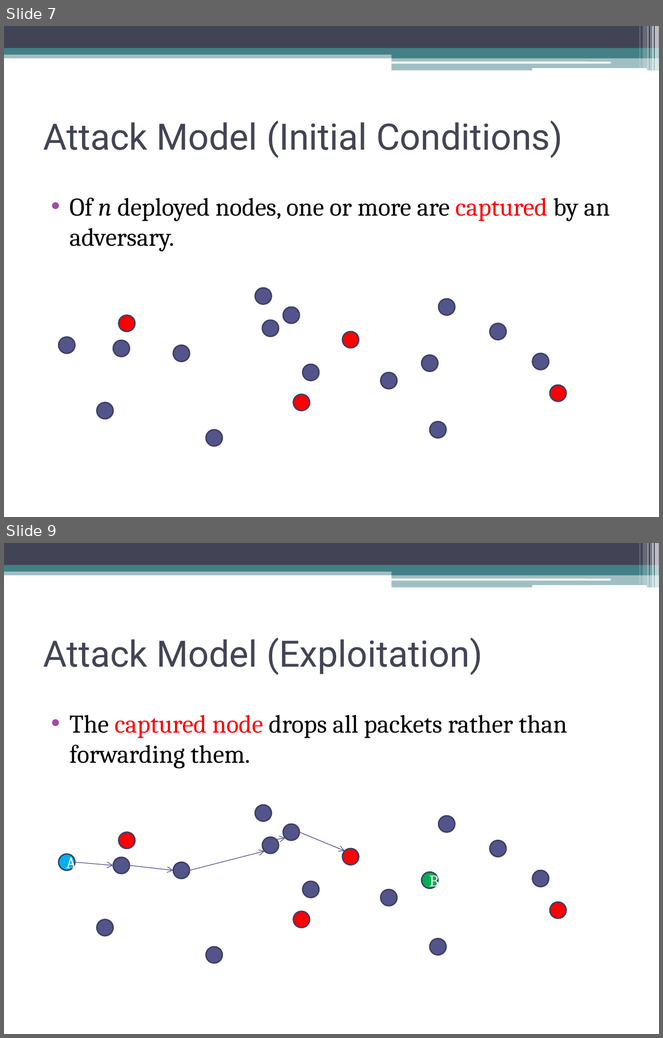
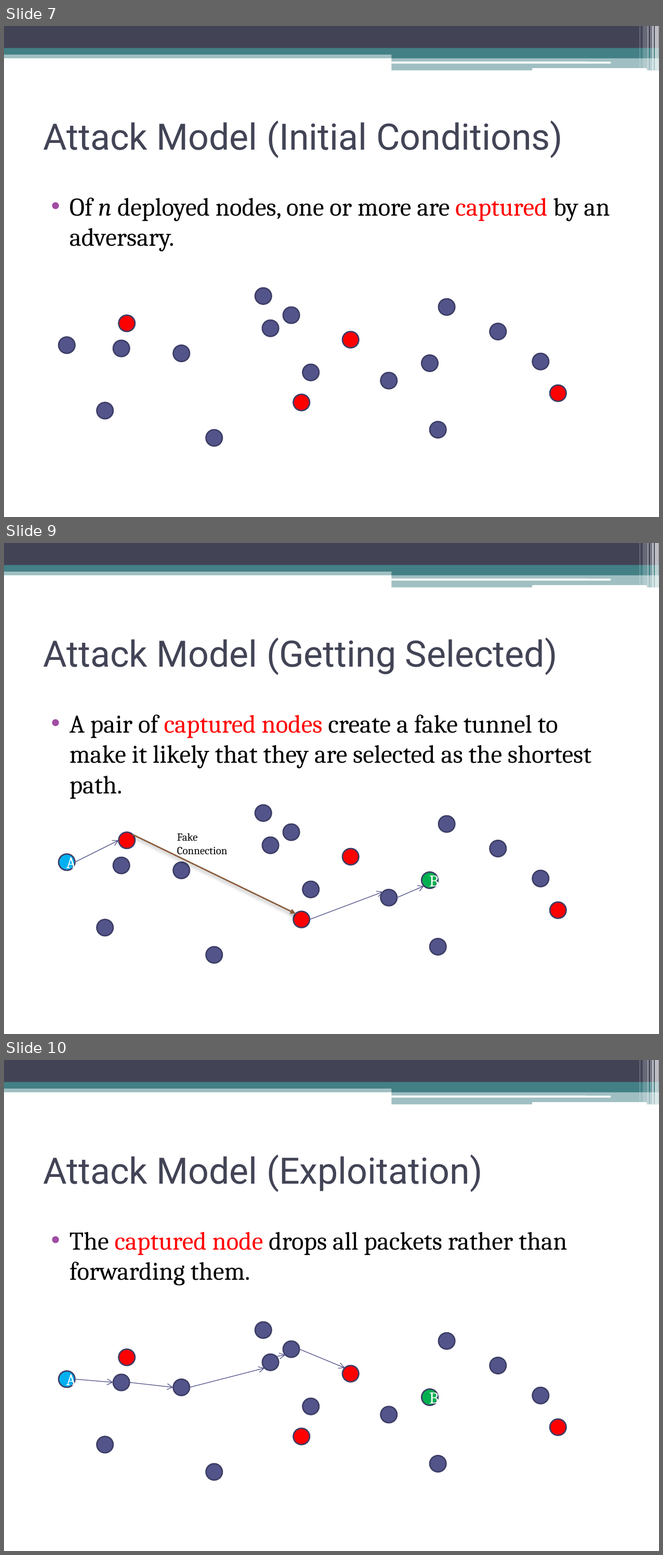
Before and after one commit to gdr34b/netsecproject, a slide deck: idea_presentation/idea_presentation.pptx. Shown one above the other, each under a label of ours: slides 7 and 9 before the commit, slides 7, 9 and 10 after it; the slides between them are not shown. The pictures are 663x1038 and 663x1555 pixels, drawn with LibreOffice and Linux fonts; fonts in the diff are those of the drawing. Boxes give left, top, right and bottom in pixels: in the first picture for what was removed or moved away, otherwise in the second. Text is boxed around its words. In the diff, an @@ line names an element or a change of style, - is before the commit and + after.

```diff
--- a/idea_presentation/idea_presentation.pptx
+++ b/idea_presentation/idea_presentation.pptx
@@ slide 9 added at (x1=4, y1=543, x2=659, y2=1034), background #FFFFFF; not listed: 13 template elements that a slide beside it also shows @@
@@ title added at (x1=43, y1=638, x2=558, y2=675), 40 pt, text #424456 @@
+Attack Model (Getting Selected)
@@ text added at (x1=70, y1=715, x2=592, y2=799), 28 pt, text #000000 @@
+• A pair of captured nodes create a fake tunnel to make it likely that they are selected as the shortest path.
@@ ellipse added at (x1=255, y1=805, x2=271, y2=822), fill #53548A, outline #3D3E66 1.5 pt @@
@@ ellipse added at (x1=438, y1=816, x2=455, y2=833), fill #53548A, outline #3D3E66 1.5 pt @@
@@ ellipse added at (x1=118, y1=833, x2=135, y2=849), fill #FF0000, outline #3D3E66 1.5 pt @@
@@ arrow added from (132, 835) to (296, 914), #8B5D3D 1.5 pt @@
@@ text added at (x1=177, y1=833, x2=228, y2=857), 12 pt, text #000000 @@
+Fake Connection
@@ ellipse added at (x1=262, y1=837, x2=279, y2=853), fill #53548A, outline #3D3E66 1.5 pt @@
@@ ellipse added at (x1=283, y1=824, x2=299, y2=840), fill #53548A, outline #3D3E66 1.5 pt @@
@@ ellipse added at (x1=59, y1=854, x2=75, y2=871), fill #00B0F0, outline #3D3E66 1.5 pt, 18 pt, text #FFFFFF @@
+A
@@ arrow added from (75, 863) to (118, 840), #53548A 0.75 pt @@
@@ ellipse added at (x1=343, y1=849, x2=359, y2=865), fill #FF0000, outline #3D3E66 1.5 pt @@
@@ ellipse added at (x1=490, y1=840, x2=506, y2=857), fill #53548A, outline #3D3E66 1.5 pt @@
@@ ellipse added at (x1=113, y1=858, x2=130, y2=874), fill #53548A, outline #3D3E66 1.5 pt @@
@@ ellipse added at (x1=173, y1=863, x2=190, y2=879), fill #53548A, outline #3D3E66 1.5 pt @@
@@ ellipse added at (x1=303, y1=882, x2=319, y2=898), fill #53548A, outline #3D3E66 1.5 pt @@
@@ ellipse added at (x1=422, y1=873, x2=438, y2=889), fill #00B050, outline #3D3E66 1.5 pt, 18 pt, text #FFFFFF @@
+B
@@ ellipse added at (x1=533, y1=871, x2=549, y2=887), fill #53548A, outline #3D3E66 1.5 pt @@
@@ arrow added from (310, 919) to (384, 892), #53548A 0.75 pt @@
@@ ellipse added at (x1=380, y1=890, x2=397, y2=906), fill #53548A, outline #3D3E66 1.5 pt @@
@@ arrow added from (397, 898) to (424, 886), #53548A 0.75 pt @@
@@ ellipse added at (x1=294, y1=911, x2=310, y2=928), fill #FF0000, outline #3D3E66 1.5 pt @@
@@ ellipse added at (x1=550, y1=902, x2=566, y2=918), fill #FF0000, outline #3D3E66 1.5 pt @@
@@ ellipse added at (x1=97, y1=919, x2=113, y2=936), fill #53548A, outline #3D3E66 1.5 pt @@
@@ ellipse added at (x1=206, y1=947, x2=222, y2=964), fill #53548A, outline #3D3E66 1.5 pt @@
@@ ellipse added at (x1=430, y1=939, x2=446, y2=955), fill #53548A, outline #3D3E66 1.5 pt @@
@@ what was slide 9 is now slide 10 @@
```
Also in this commit, not shown: 1 slide changed, 1 other file.
